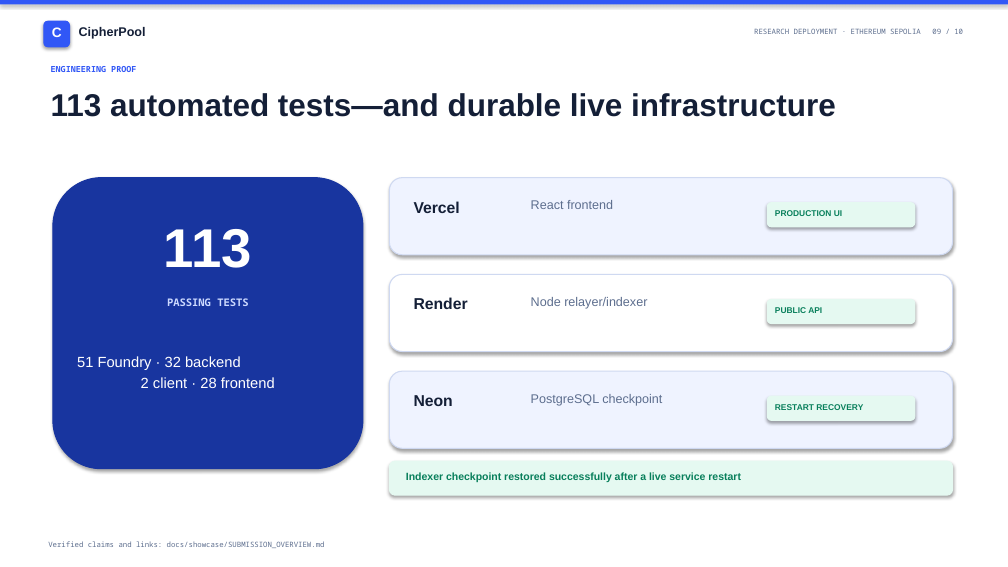
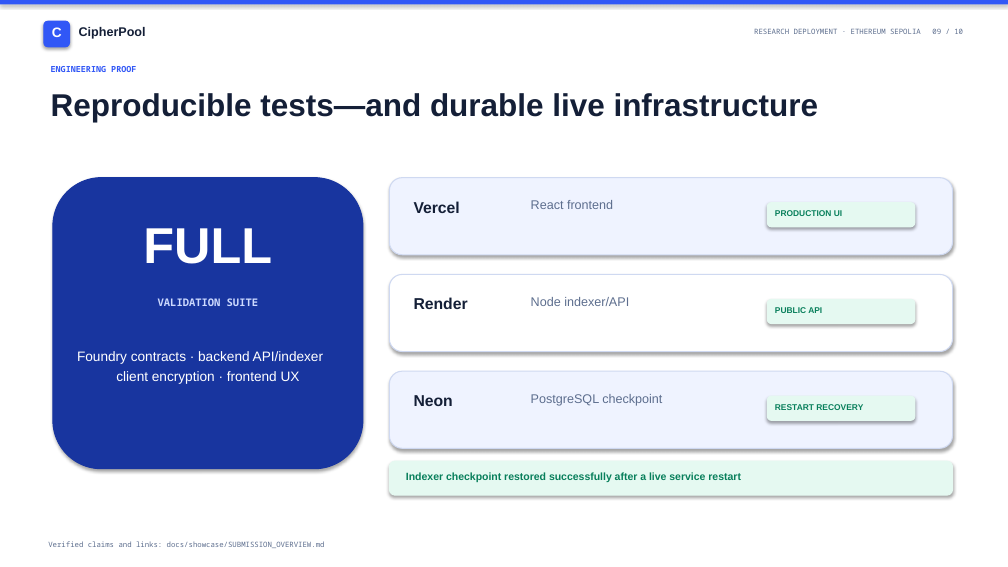
Before and after one commit to Webghost01-NG/cipherpool, a slide deck: slide 9 of docs/showcase/presentation/CipherPool-Presentation.pptx. Drawn at 1008x567 pixels with LibreOffice and Linux fonts; fonts in the diff are those of the drawing. Boxes give left, top, right and bottom in pixels: in the first picture for what was removed or moved away, otherwise in the second. Text is boxed around its words. In the diff, an @@ line names an element or a change of style, - is before the commit and + after.

```diff
--- a/docs/showcase/presentation/CipherPool-Presentation.pptx
+++ b/docs/showcase/presentation/CipherPool-Presentation.pptx
@@ text at bbox=[51, 93, 819, 122]: text changed @@
-113 automated tests—and durable live infrastructure
+Reproducible tests—and durable live infrastructure
@@ text at bbox=[143, 228, 272, 264]: text changed; size 52 to 48 pt @@
-113
+FULL
@@ text at bbox=[158, 298, 258, 306]: text changed @@
-PASSING TESTS
+VALIDATION SUITE
@@ text at bbox=[531, 297, 629, 306]: text changed @@
-Node relayer/indexer
+Node indexer/API
@@ text at bbox=[77, 351, 323, 384]: text changed; size 14 to 13 pt @@
-51 Foundry · 32 backend
-2 client · 28 frontend
+Foundry contracts · backend API/indexer
+client encryption · frontend UX
```
Also in this commit, not shown: 7 other slides changed, 11 other files.
